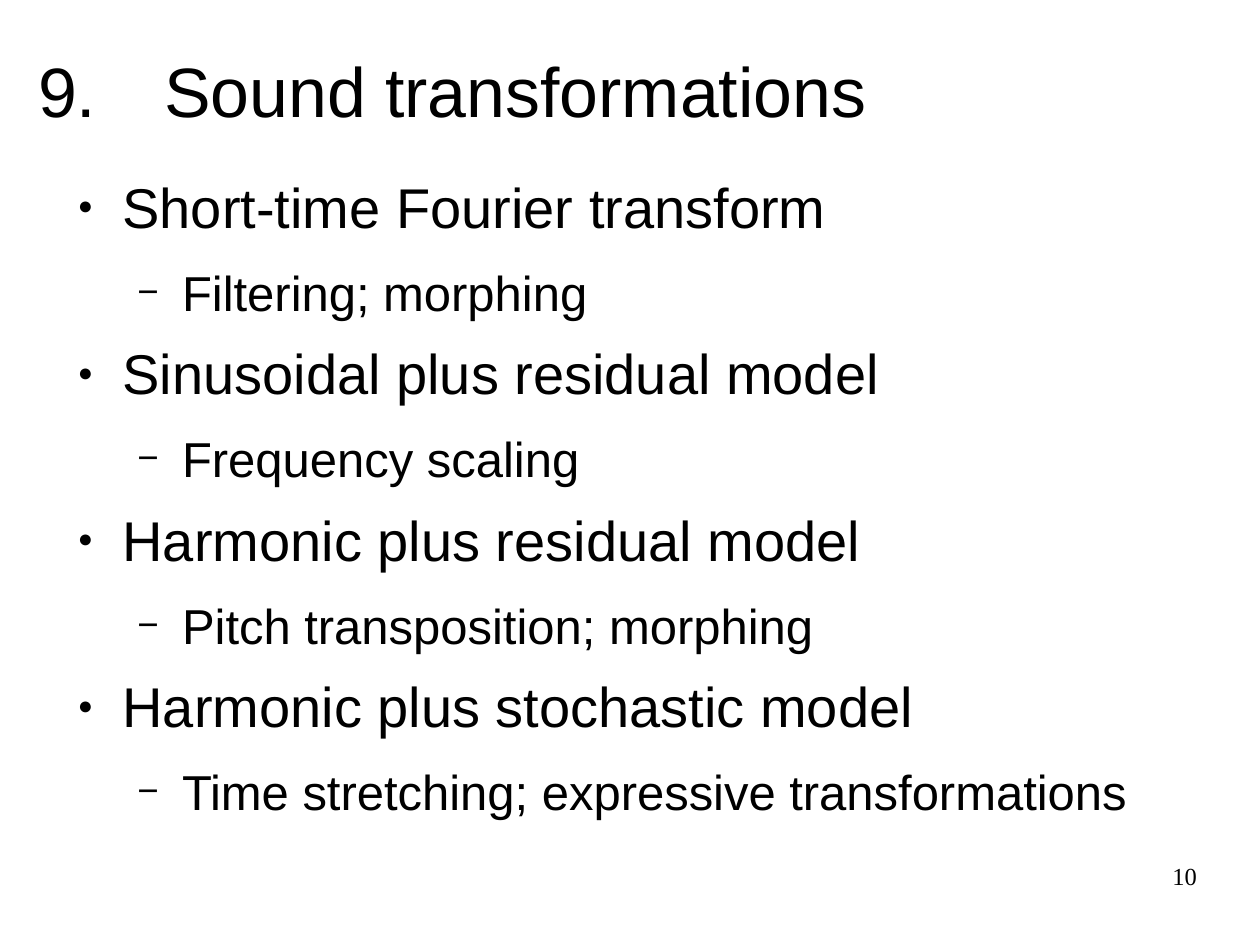
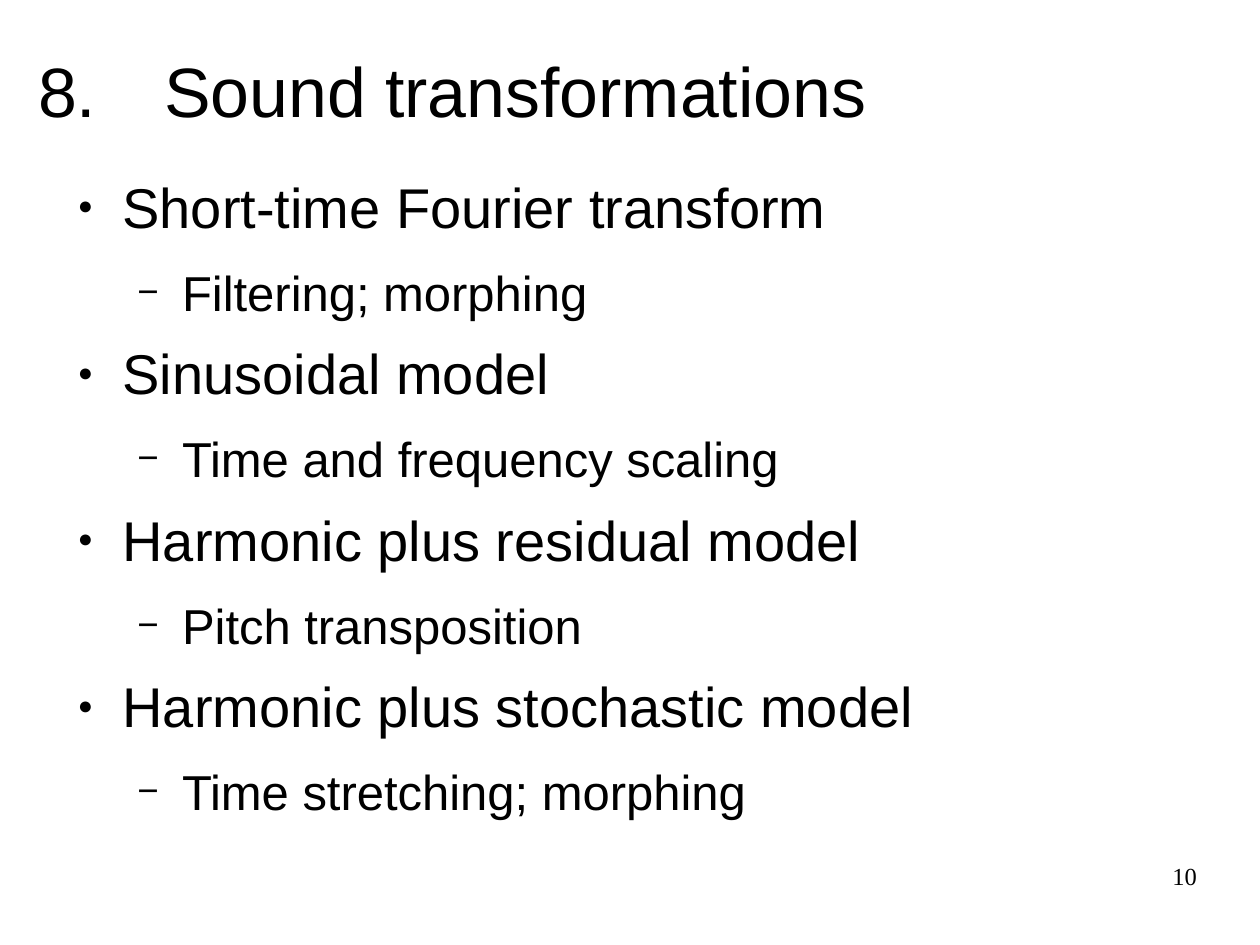
Before and after one commit to MTG/sms-tools, a slide deck: slide 10 of lectures/1-Introduction/Course-outline.odp. Drawn at 1260x945 pixels with LibreOffice and Linux fonts; fonts in the diff are those of the drawing. Boxes give left, top, right and bottom in pixels: in the first picture for what was removed or moved away, otherwise in the second. Text is boxed around its words. In the diff, an @@ line names an element or a change of style, - is before the commit and + after.

```diff
--- a/lectures/1-Introduction/Course-outline.odp
+++ b/lectures/1-Introduction/Course-outline.odp
@@ title at box(38, 66, 866, 118): text changed @@
-9. Sound transformations
+8. Sound transformations
@@ text at box(123, 353, 778, 487): text changed; size 32 to 28 pt @@
-● Sinusoidal plus residual model
-  − Frequency scaling
+● Sinusoidal model
+  − Time and frequency scaling
@@ text at box(182, 608, 582, 654): text changed @@
-  − Pitch transposition; morphing
+  − Pitch transposition
@@ text at box(182, 774, 746, 820): text changed @@
-  − Time stretching; expressive transformations
+  − Time stretching; morphing
```
Also in this commit, not shown: 3 other slides changed, 1 slide added, 1 slide removed, 17 other files.
